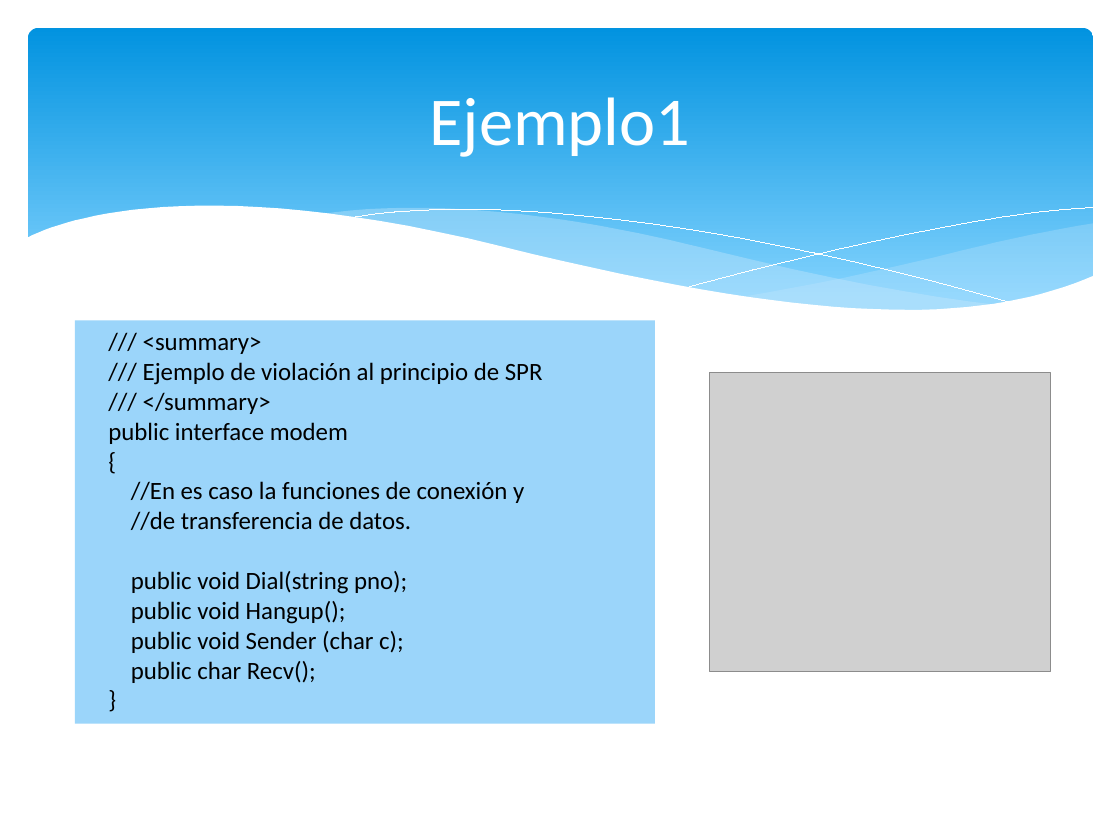
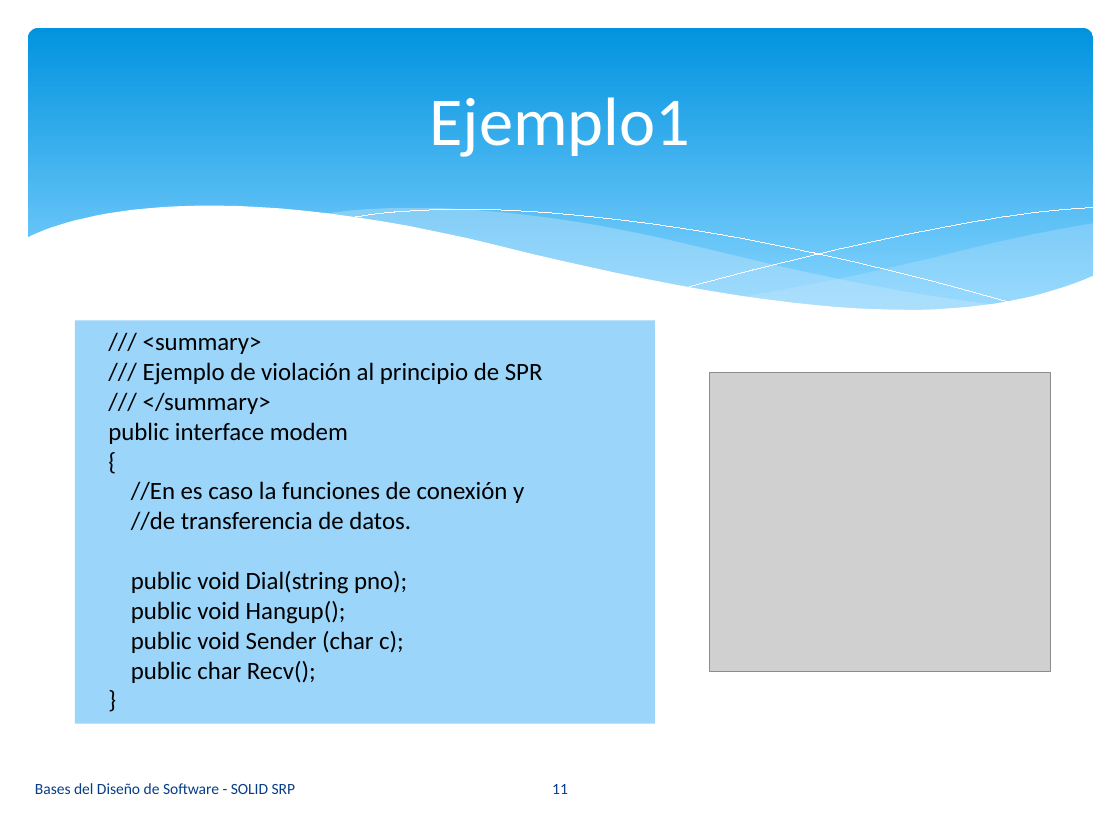
Before and after one commit to vvalotto/Base-Disenio-Software, a slide deck: slide 11 of 03. Principios SOLID - SRP.pptx. Drawn at 1120x840 pixels with LibreOffice and Linux fonts; fonts in the diff are those of the drawing; grey boxes stand for pictures. Boxes give left, top, right and bottom in pixels: in the first picture for what was removed or moved away, otherwise in the second. Text is boxed around its words. In the diff, an @@ line names an element or a change of style, - is before the commit and + after.

```diff
--- a/03. Principios SOLID - SRP.pptx
+++ b/03. Principios SOLID - SRP.pptx
@@ text added at [35, 783, 296, 794], 10 pt, text #073E87 @@
+Bases del Diseño de Software - SOLID SRP
@@ page number added at [552, 784, 568, 794], 10 pt, text #073E87 @@
+11
```
Also in this commit, not shown: 13 other slides changed, 1 slide added, 1 slide removed, 4 other files.
